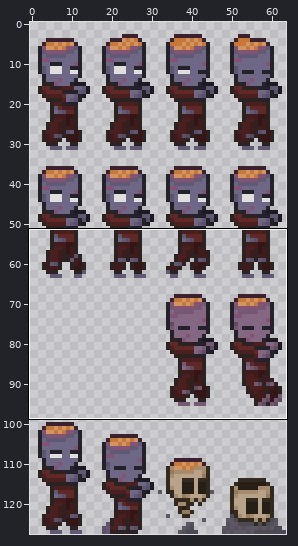
Sprite sheet, stored at project/celestia/assets/celestia/textures/enemies/zombie.png. The picture above shows the old version from afar; the outline marks the close-up.
Close-up. Before:
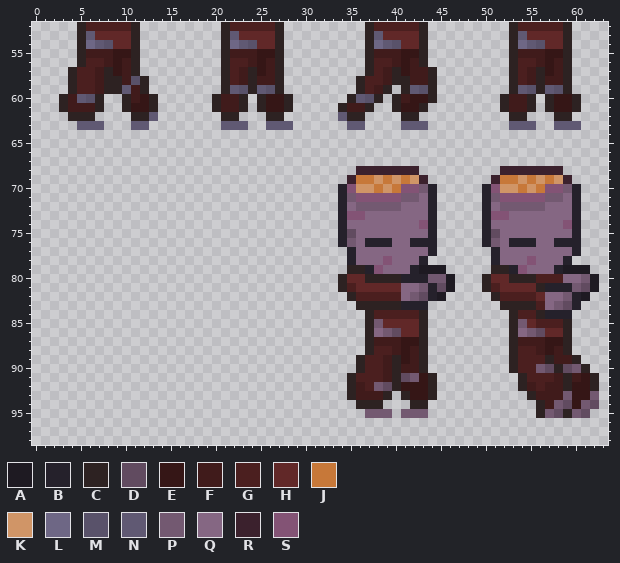
The file is 64x128 pixels. Shown: x 0..63, y 52..98.
Palette (. is transparent): A #1e1a22  B #25212b  C #2d2222  D #614b60  E #351616  F #401b1b  G #4b1f1f  H #612828  J #c77839  K #d09567  L #6e6785  M #59526a  N #605973  P #735971  Q #856783  R #3b212d  S #835375
And afterwards:
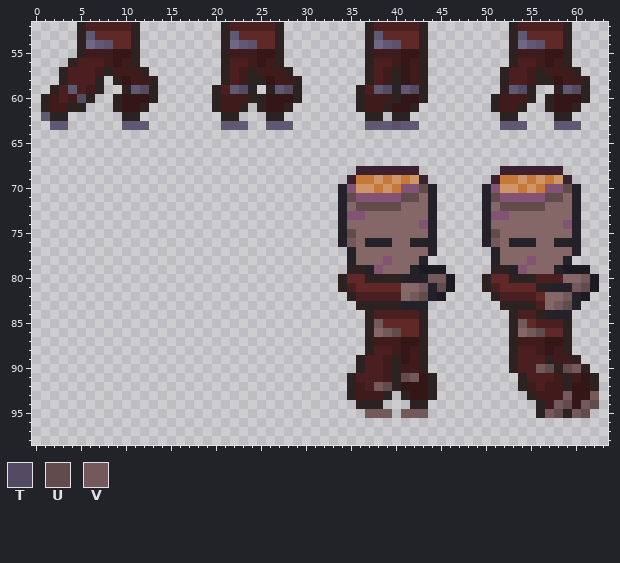
Colours new in this view: T #524b61  U #614b4b  V #735959
Message: Renome de StateMachine, nova animação de caminhada e hurt de Zombie e Zombie desvia de paredes
The exact change:
colour Q: #856783 -> #856767
Changed rows in their new state; - is a pixel that keeps its letter.
first column x 1:
56 ---CG--------------------------------------------------------
57 --CG----F-FC------------F-FC--------------C.-------CG---F-FC-
58 --CG--C.-EFFC-----------CEFFC------.C---E-C.-------CG---CEFFC
59 -CGN-FC..CNTC------CG-T-.CNTC--------NTCNTC.-------CNTC..CNTC
60 CFG-TC.-CEE-----------FC---EC-----.CFFF-E-C.------CF-------EC
61 CFFCC..-CE-C.--------------------..CFFCE-C.-------CF-C.------
62 NCC...---C-..--------------------...CC-C-.---------C-.-------
63 -NN-...--N------------------------..NNNM--.--------N--.------
first column x 35:
70 --------U---------------U
71 U-----UU--------U-----UU-
72 -UUUUU-----------UUUUU---
75 U---------------U--------
76 V---------------V--------
first column x 38:
80 ------VV---------------V
81 -----V-U--------------VU
82 ----VU---------------V--
83 --------------------VU--
85 V---------------V-------
86 -VU--------------VU-----
first column x 37:
90 -------------------VU-UV--
91 ----UV--------------------
92 -VU-----------------------
93 ----------------------V--V
94 ---------------------VU-VU
95 VVV-VVV-------------VU-VU-
Changed places in both close-ups, as pixel boxes (x1, y1, x2, y2):
changed: (41, 58, 158, 130)
changed: (212, 67, 302, 103)
changed: (338, 67, 437, 130)
changed: (491, 67, 590, 130)
changed: (347, 184, 446, 337)
changed: (491, 184, 599, 418)
changed: (365, 373, 428, 418)
